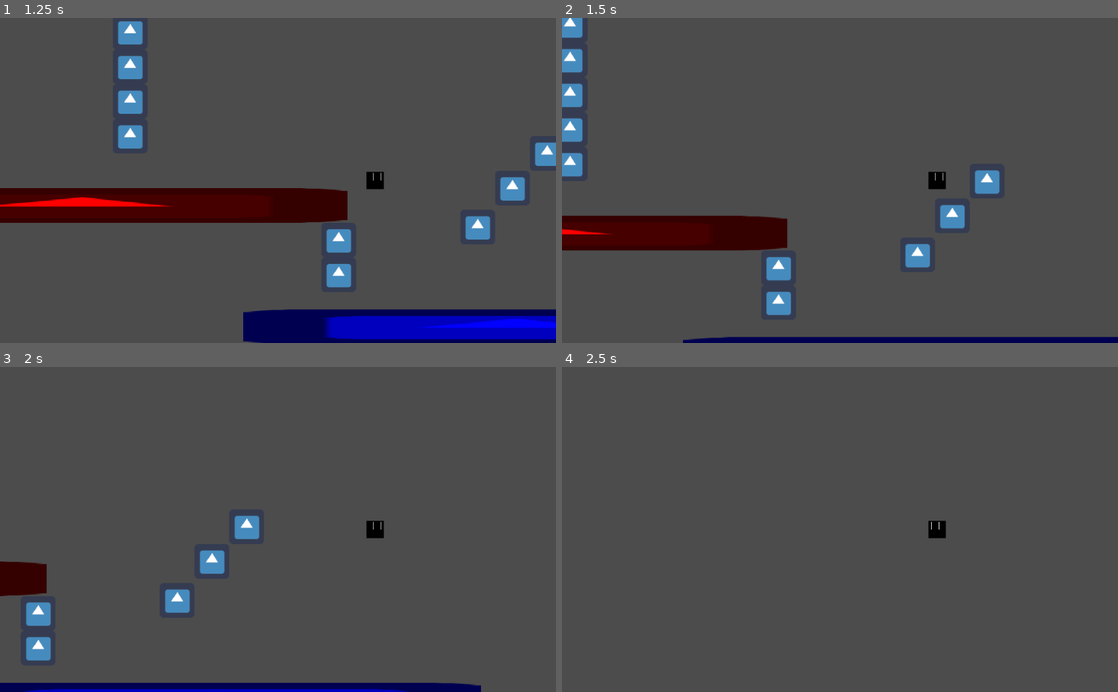
Above: before the commit, frames 1-4 (two rows, left to right).
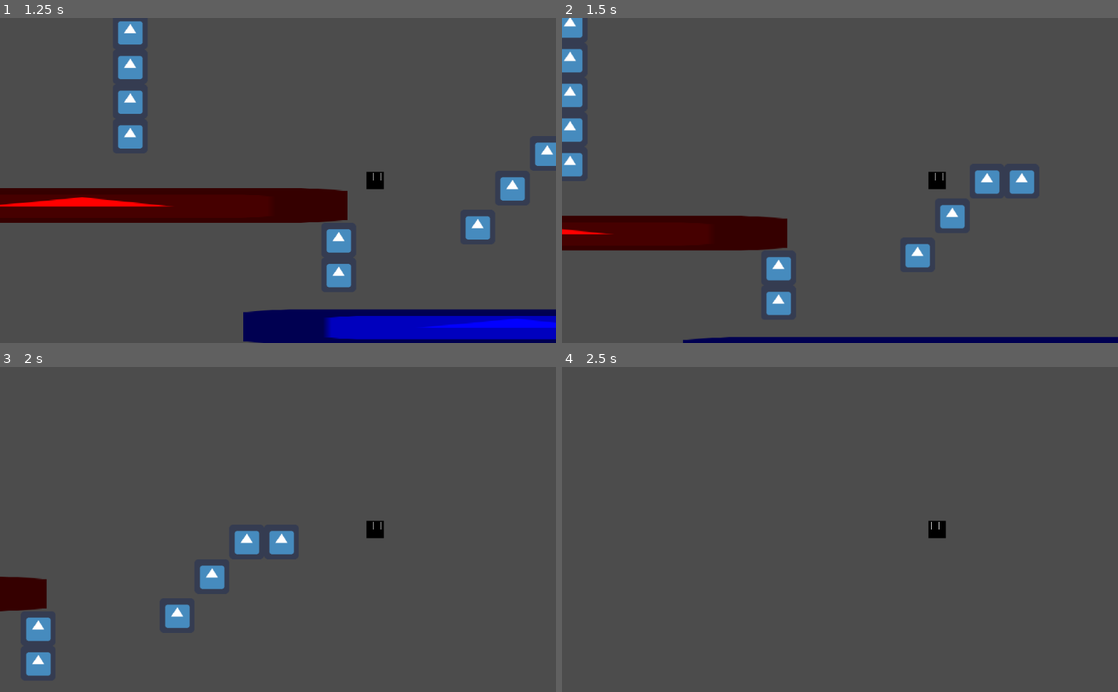
Above: after the commit, the same moments.

Repository: Zerotodeath/Unnamed-Game
Game: Godot game, scene res://Practice_Scene.tscn
Same seed, same stepped clock (60 frames per second), same inputs: the game is played once before the commit and once after it. The engine's default icon, where the game draws it, is replaced by a stand-in: a white triangle on a blue panel in a dark square.
Inputs:
- Up to frame 1 (1.25 s): tap Enter at 0.5 s; hold D (Input_right) from 0.53 s (still down); hold C (Input_dash) from 0.53 s (still down); tap W (Input_up) at 0.77 s
- Up to frame 2 (1.5 s): keep holding D (Input_right); release C (Input_dash) at 1.28 s; tap Space (Input_space) at 1.35 s
- Up to frame 3 (2 s): keep holding D (Input_right); tap W (Input_up) at 1.52 s
- Up to frame 4 (2.5 s): release D (Input_right) at 2.03 s; hold A (Input_left) from 2.03 s (still down); hold C (Input_dash) from 2.03 s (still down)

Frame 1 is identical in both runs. In frame 2, 0.3% of the frame differs, in the area x 80-85%, y 46-55%; in frame 3, 5.6%, in the area x 0-87%, y 45-100%; in frame 4, nothing differs.

Commit message:
Update Practice_Scene.tscn

Diff:
--- a/Snow thing/Practice_Scene.tscn
+++ b/Snow thing/Practice_Scene.tscn
@@ -42,6 +42,18 @@
 texture = ExtResource( 2 )
 
 [node name="CollisionShape2D" type="CollisionShape2D" parent="Node/StaticBody2D5"]
+shape = SubResource( 1 )
+
+[node name="StaticBody2D23" type="StaticBody2D" parent="Node"]
+position = Vector2( 1440, 320 )
+__meta__ = {
+"_edit_group_": true
+}
+
+[node name="Sprite" type="Sprite" parent="Node/StaticBody2D23"]
+texture = ExtResource( 2 )
+
+[node name="CollisionShape2D" type="CollisionShape2D" parent="Node/StaticBody2D23"]
 shape = SubResource( 1 )
 
 [node name="StaticBody2D7" type="StaticBody2D" parent="Node"]
